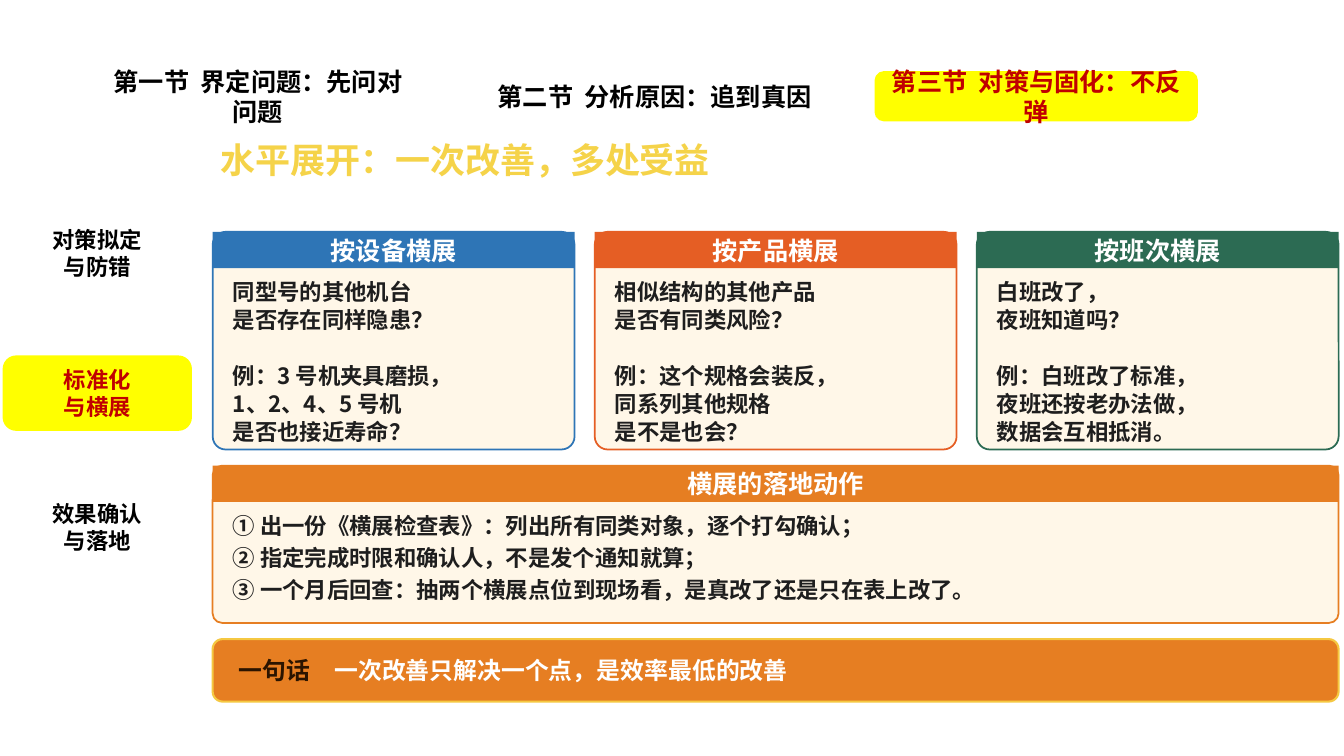
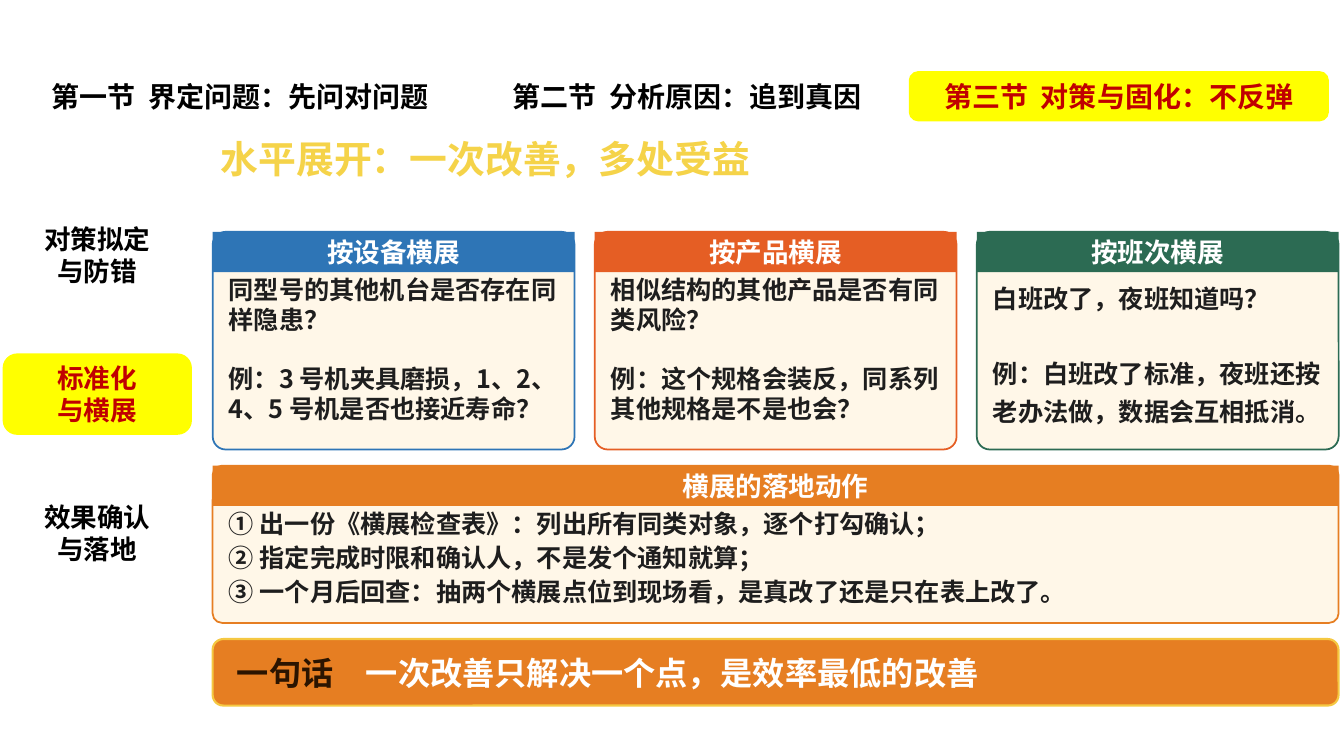
Before and after one commit to caixinyu2017-star/xixi, a slide deck: slide 39 of 管理技能课-问题分析与解决.pptx. Drawn at 1344x756 pixels with LibreOffice and Linux fonts; fonts in the diff are those of the drawing; background and template pictures are left out. Boxes give left, top, right and bottom in pixels: in the first picture for what was removed or moved away, otherwise in the second. Text is boxed around its words. In the diff, an @@ line names an element or a change of style, - is before the commit and + after.

```diff
--- a/管理技能课-问题分析与解决.pptx
+++ b/管理技能课-问题分析与解决.pptx
@@ text "问题分析与解决" moved from (x1=30, y1=0, x2=1311, y2=68) to (x1=10, y1=0, x2=1334, y2=68) @@
@@ text "问题分析与解决" at (x1=10, y1=0, x2=1334, y2=68): size 26 to 28 pt; alignment left to centre @@
@@ rounded rectangle "第一节 界定问题：先问对问题" resized from (x1=92, y1=73, x2=424, y2=120) to (x1=16, y1=73, x2=465, y2=120) @@
@@ rounded rectangle "第二节 分析原因：追到真因" resized from (x1=465, y1=73, x2=845, y2=120) to (x1=479, y1=73, x2=896, y2=120) @@
@@ size 18 to 20 pt in 3 elements at (x1=479, y1=73, x2=896, y2=120), (x1=16, y1=73, x2=465, y2=120), (x1=910, y1=73, x2=1328, y2=120) @@
@@ rounded rectangle "第三节 对策与固化：不反弹" resized from (x1=876, y1=73, x2=1197, y2=120) to (x1=910, y1=73, x2=1328, y2=120) @@
@@ text "水平展开：一次改善，多处受益" at (x1=221, y1=140, x2=750, y2=178): size 25 to 27 pt @@
@@ rounded rectangle "对策拟定" resized from (x1=4, y1=217, x2=191, y2=289) to (x1=4, y1=216, x2=191, y2=294) @@
@@ rectangle "按设备横展" resized from (x1=213, y1=232, x2=575, y2=268) to (x1=213, y1=232, x2=575, y2=272) @@
@@ rectangle "按产品横展" resized from (x1=595, y1=232, x2=957, y2=268) to (x1=595, y1=232, x2=957, y2=272) @@
@@ size 18 to 19 pt in 4 elements at (x1=213, y1=466, x2=1339, y2=506), (x1=213, y1=232, x2=575, y2=272), (x1=595, y1=232, x2=957, y2=272), (x1=977, y1=232, x2=1339, y2=272) @@
@@ rectangle "按班次横展" resized from (x1=977, y1=232, x2=1339, y2=268) to (x1=977, y1=232, x2=1339, y2=272) @@
@@ text at (x1=229, y1=277, x2=557, y2=421): text changed; size 16 to 18 pt @@
-同型号的其他机台
-是否存在同样隐患？
-例：3 号机夹具磨损，
-1、2、4、5 号机
-是否也接近寿命？
+同型号的其他机台是否存在同样隐患？
+例：3 号机夹具磨损，1、2、4、5 号机是否也接近寿命？
@@ text at (x1=611, y1=277, x2=939, y2=421): text changed; size 16 to 18 pt @@
-相似结构的其他产品
-是否有同类风险？
-例：这个规格会装反，
-同系列其他规格
-是不是也会？
+相似结构的其他产品是否有同类风险？
+例：这个规格会装反，同系列其他规格是不是也会？
@@ text at (x1=993, y1=286, x2=1321, y2=425): text changed; size 16 to 18 pt @@
-白班改了，
-夜班知道吗？
-例：白班改了标准，
-夜班还按老办法做，
-数据会互相抵消。
+白班改了，夜班知道吗？
+例：白班改了标准，夜班还按老办法做，数据会互相抵消。
@@ rounded rectangle "标准化" resized from (x1=4, y1=357, x2=191, y2=430) to (x1=4, y1=355, x2=191, y2=434) @@
@@ rectangle "横展的落地动作" resized from (x1=213, y1=466, x2=1339, y2=502) to (x1=213, y1=466, x2=1339, y2=506) @@
@@ size 16 to 19 pt in 3 elements at (x1=4, y1=355, x2=191, y2=434), (x1=4, y1=216, x2=191, y2=294), (x1=4, y1=494, x2=191, y2=573) @@
@@ rounded rectangle "效果确认" resized from (x1=4, y1=491, x2=191, y2=564) to (x1=4, y1=494, x2=191, y2=573) @@
@@ text "① 出一份《横展检查表》：列出所有同类对象，逐个打勾确认；" at (x1=229, y1=511, x2=1066, y2=605): size 16 to 18 pt; line spacing 1.04 to 0.98 @@
@@ rounded rectangle resized from (x1=213, y1=639, x2=1339, y2=702) to (x1=213, y1=639, x2=1339, y2=706) @@
@@ text "一句话 一次改善只解决一个点，是效率最低的改善" at (x1=237, y1=657, x2=979, y2=690): size 17 to 23 pt @@
```
Also in this commit, not shown: 59 other slides changed, 28 other files.
